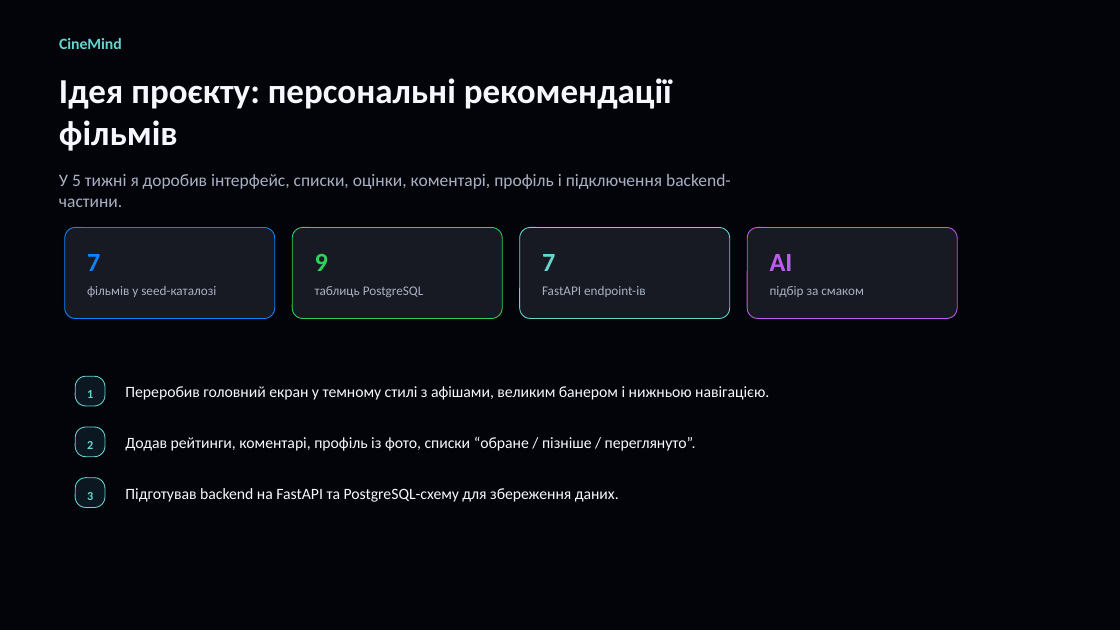
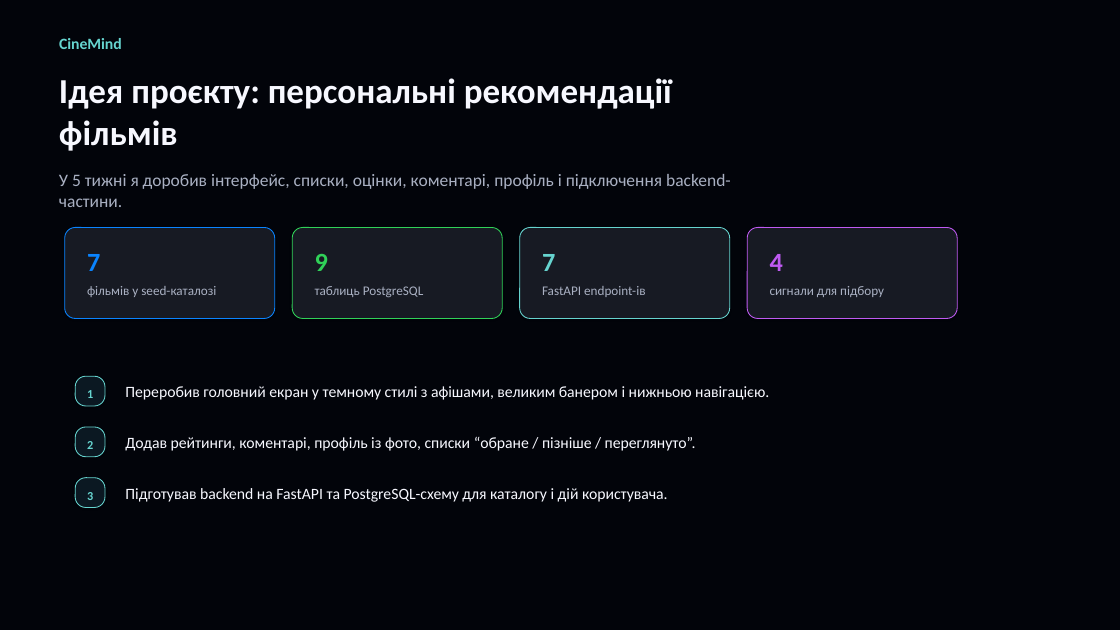
Before and after one commit to Vanil-CEO/CineMind-movie-ai, a slide deck: slide 2 of docs/presentations/CineMind_захист_проєкту.pptx. Drawn at 1120x630 pixels with LibreOffice and Linux fonts; fonts in the diff are those of the drawing. Boxes give left, top, right and bottom in pixels: in the first picture for what was removed or moved away, otherwise in the second. Text is boxed around its words. In the diff, an @@ line names an element or a change of style, - is before the commit and + after.

```diff
--- a/docs/presentations/CineMind_захист_проєкту.pptx
+++ b/docs/presentations/CineMind_захист_проєкту.pptx
@@ text at box(770, 254, 783, 271): text changed @@
-AI
+4
@@ text at box(770, 286, 884, 297): text changed @@
-підбір за смаком
+сигнали для підбору
@@ text at box(125, 488, 668, 502): text changed @@
-Підготував backend на FastAPI та PostgreSQL-схему для збереження даних.
+Підготував backend на FastAPI та PostgreSQL-схему для каталогу і дій користувача.
```
Also in this commit, not shown: 6 other slides changed, 1 slide added, 1 other file.
